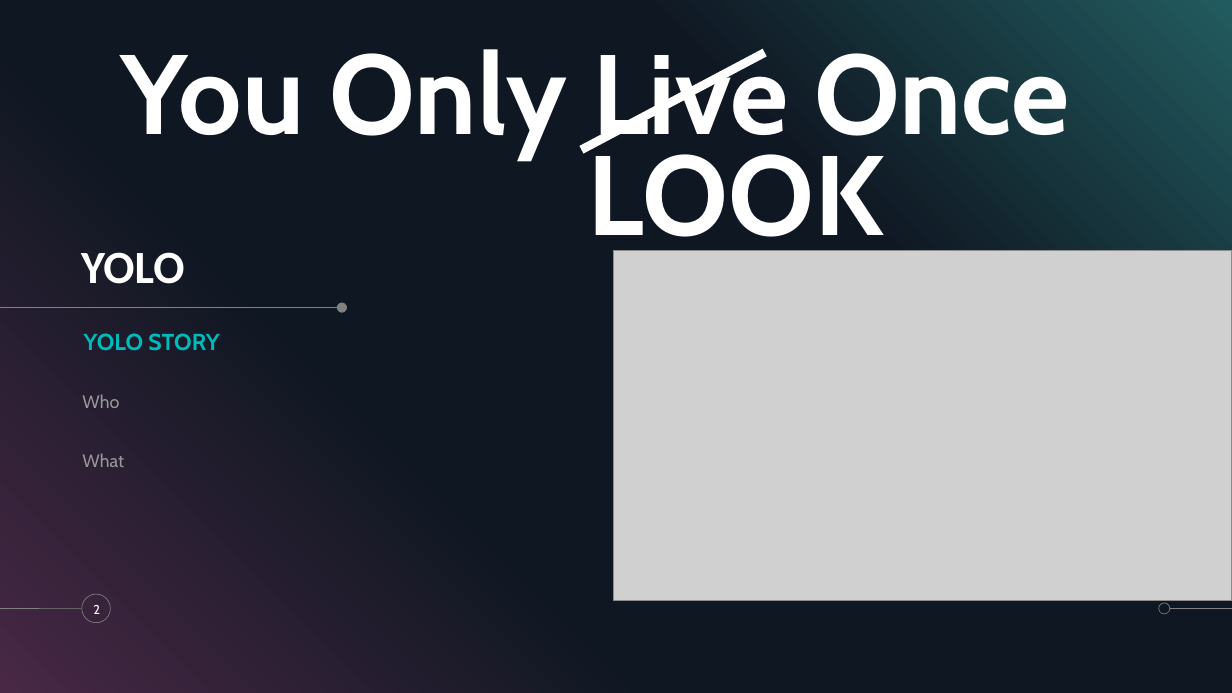
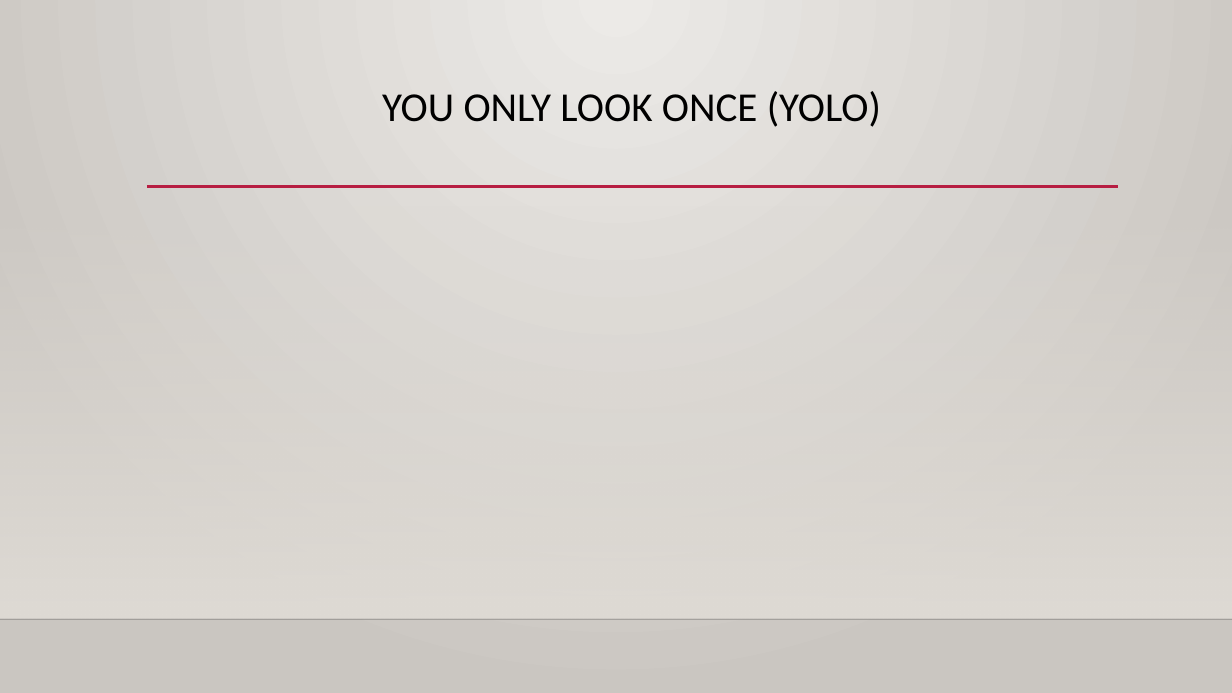
Before and after one commit to MeganBeckett/satRday-joburg-2019, a slide deck: slide 3 of 3rd_session/Vongani_Maluleke.pptx (slide 2 before the commit). Drawn at 1232x693 pixels with LibreOffice and Linux fonts; fonts in the diff are those of the drawing; grey boxes stand for pictures; background and template pictures are left out. Boxes give left, top, right and bottom in pixels: in the first picture for what was removed or moved away, otherwise in the second. Text is boxed around its words. In the diff, an @@ line names an element or a change of style, - is before the commit and + after.

```diff
--- a/3rd_session/Vongani_Maluleke.pptx
+++ b/3rd_session/Vongani_Maluleke.pptx
@@ background #000000 to gradient #ECEAE7 to #CAC7C1 @@
@@ line removed from (581, 150) to (765, 53) @@
@@ title "YOU ONLY LOOK ONCE (YOLO)" at bbox=[382, 91, 881, 127]: vertical alignment bottom to top @@
@@ title at bbox=[382, 91, 881, 127]: text changed; size 88 to 32 pt; font Cabin to Calibri; text colour #FFFFFF to #000000; bold off @@
-You Only Live Once
+YOU ONLY LOOK ONCE (YOLO)
@@ text removed at bbox=[587, 139, 884, 259] @@
-LOOK
@@ rectangle: place and size @@
-rectangle at bbox=[0, 0, 1232, 693]
+rectangle at bbox=[0, 204, 1232, 619]
@@ rectangle at bbox=[0, 204, 1232, 619]: fill gradient #482845 to #0F1722 to #225B5F to gradient #DFDBD5 @@
@@ line added from (147, 187) to (1118, 187), #B71E42 2.5 pt @@
@@ title removed at bbox=[81, 252, 184, 284] @@
-YOLO
@@ picture removed at bbox=[614, 250, 1232, 601] @@
@@ line removed from (0, 308) to (342, 308) @@
@@ ellipse removed at bbox=[337, 302, 348, 312] @@
@@ text removed at bbox=[84, 333, 219, 351] @@
-YOLO STORY
@@ text removed at bbox=[82, 394, 124, 467] @@
-Who
-What
@@ ellipse removed at bbox=[82, 594, 111, 623] @@
@@ line removed from (0, 609) to (81, 608) @@
@@ line added from (0, 619) to (1232, 619), #000001 1 pt @@
@@ page number removed at bbox=[93, 605, 100, 614] @@
-2
@@ ellipse removed at bbox=[1159, 603, 1170, 614] @@
@@ line removed from (1170, 608) to (1232, 608) @@
```
Also in this commit, not shown: 2 other slides changed, 10 slides added, 4 slides removed, 1 other file.
